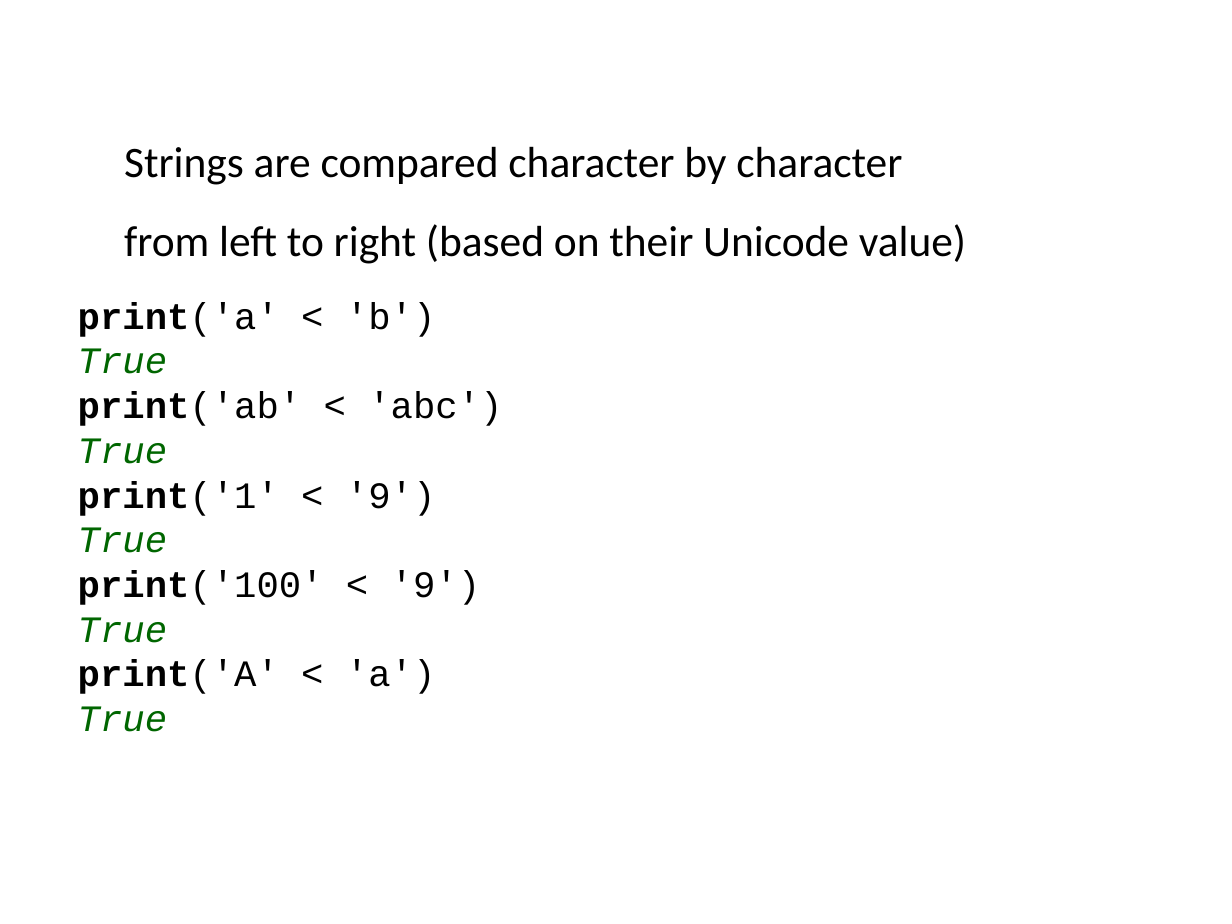
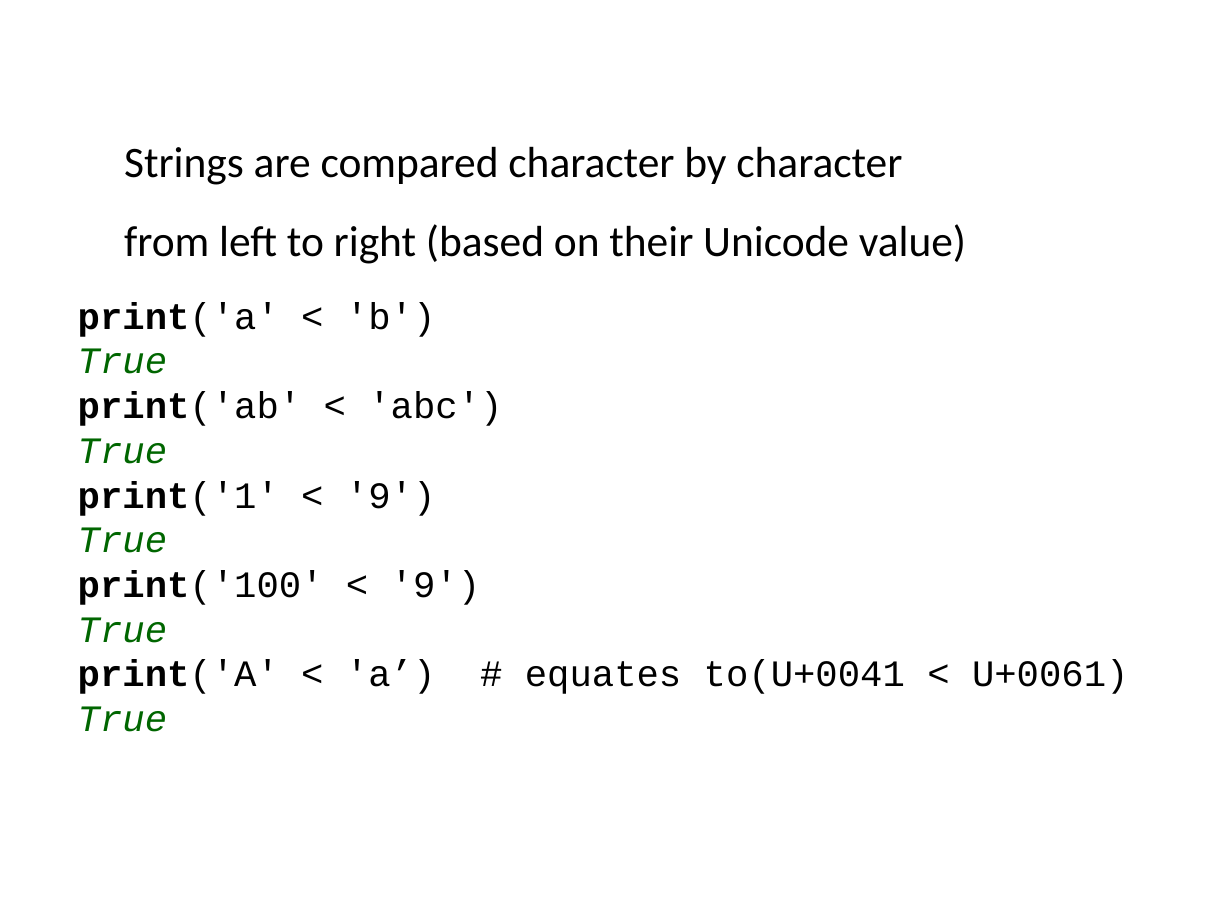
Before and after one commit to ncasuk/ncas-isc, a slide deck: slide 17 of python/presentations/learning_python/07_strings.pptx. Drawn at 1232x924 pixels with LibreOffice and Linux fonts; fonts in the diff are those of the drawing; background and template pictures are left out. Boxes give left, top, right and bottom in pixels: in the first picture for what was removed or moved away, otherwise in the second. Text is boxed around its words. In the diff, an @@ line names an element or a change of style, - is before the commit and + after.

```diff
--- a/python/presentations/learning_python/07_strings.pptx
+++ b/python/presentations/learning_python/07_strings.pptx
@@ text at <box>78,660,1129,694</box>: text changed @@
-print('A' < 'a')
+print('A' < 'a’) # equates to(U+0041 < U+0061)
```
Also in this commit, not shown: 1 other file.
